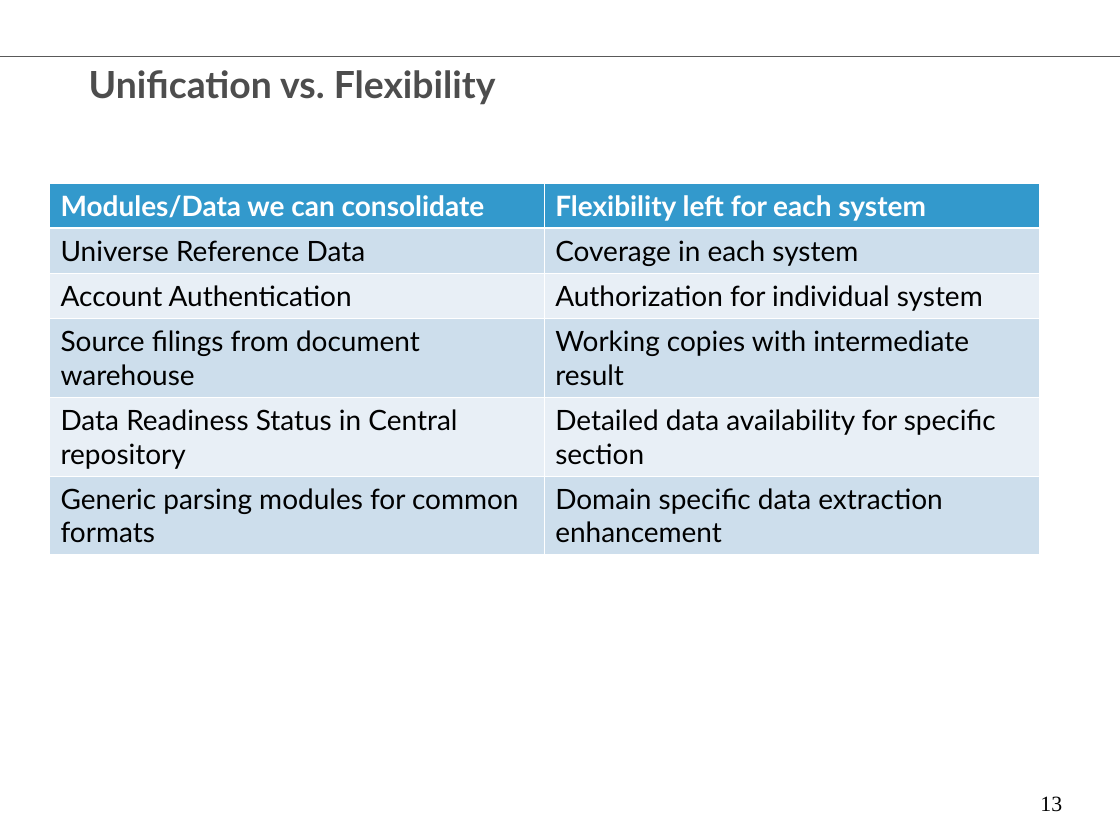
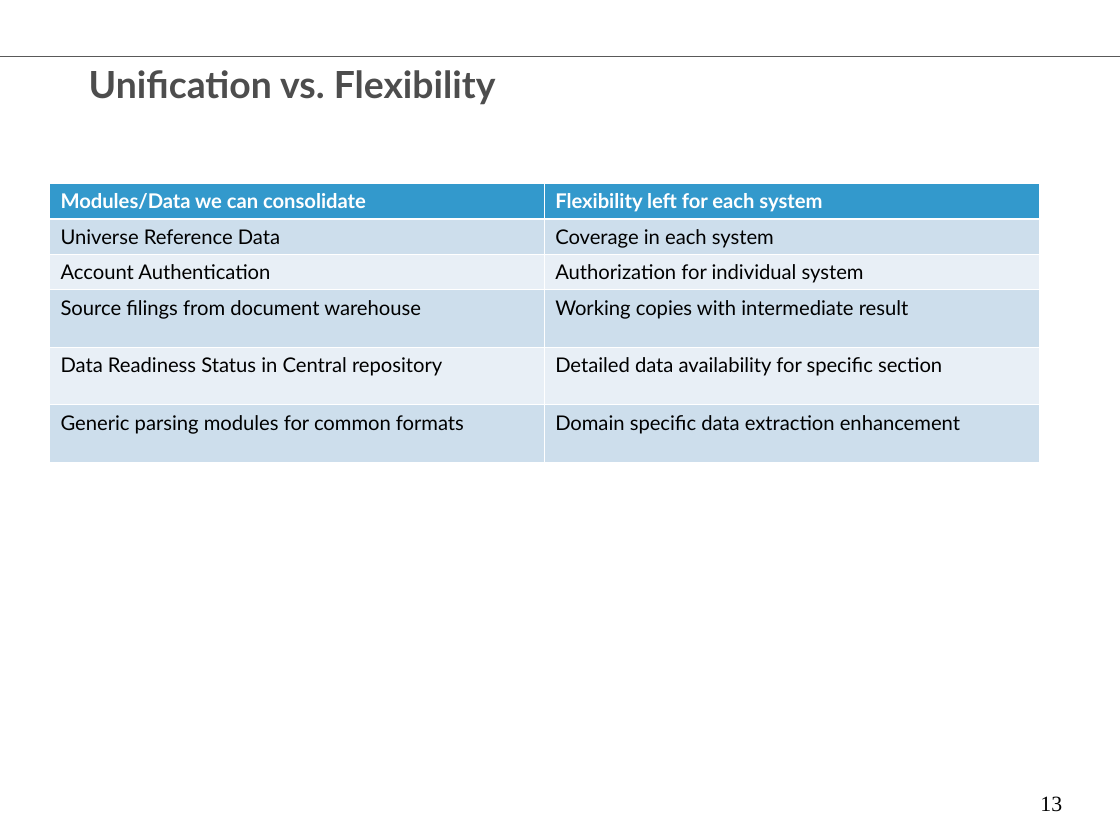
Before and after one commit to chenglx/myenv, a slide deck: slide 13 of Equity Data Technology Vision.ppt. Drawn at 1120x840 pixels with LibreOffice and Linux fonts; fonts in the diff are those of the drawing; background and template pictures are left out. Boxes give left, top, right and bottom in pixels: in the first picture for what was removed or moved away, otherwise in the second. Text is boxed around its words. In the diff, an @@ line names an element or a change of style, - is before the commit and + after.

```diff
--- a/Equity Data Technology Vision.ppt
+++ b/Equity Data Technology Vision.ppt
@@ table at [49,184,1039,456] @@
@@ size 18 to 13 pt @@
```
Also in this commit, not shown: 8 other slides changed, 1 slide removed, 2 other files.
